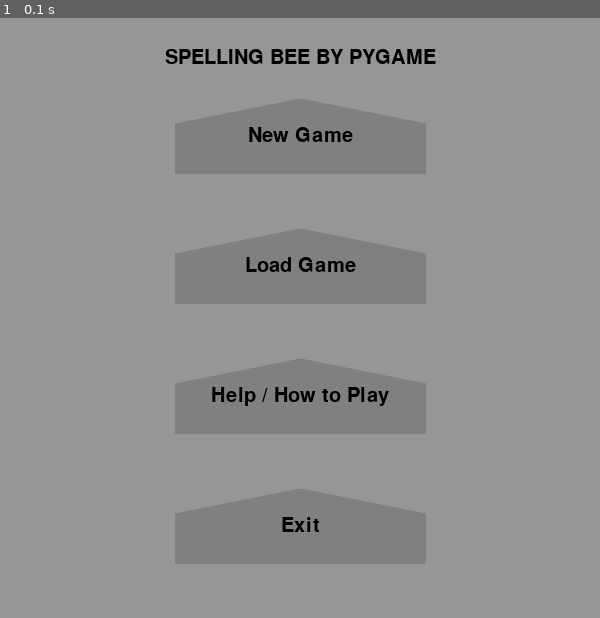
Above: before the commit, frame 1.
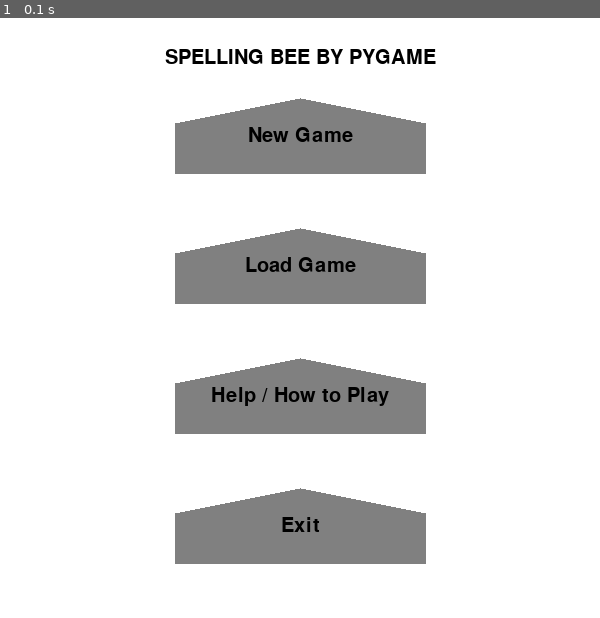
Above: after the commit, the same moment.

Repository: mucsci-students/2023sp-420-PyGame
Game: pygame game, started from PyGame.py
Two runs of this game, one before a commit and one after it. Both use one fixed random seed, a clock stepped at 60 frames per second and the inputs below.
Inputs:
- Up to frame 1 (0.1 s): no input

The runs differ from the first frame. In frame 1, 82% of the frame differs, in the area x 0-100%, y 0-100%.

Commit message:
Update gui_main_menu.py
BG changed to white

Diff:
--- a/MVC/View_GUI/gui_main_menu.py
+++ b/MVC/View_GUI/gui_main_menu.py
@@ -110,7 +110,7 @@
                     WINDOW_WIDTH = w
                     WINDOW_HEIGHT = h
             # Draw the screen
-            DISPLAY_SURFACE.fill([150,150,150])
+            DISPLAY_SURFACE.fill(WHITE)
             draw_boxes()
             pygame.display.update()
 
